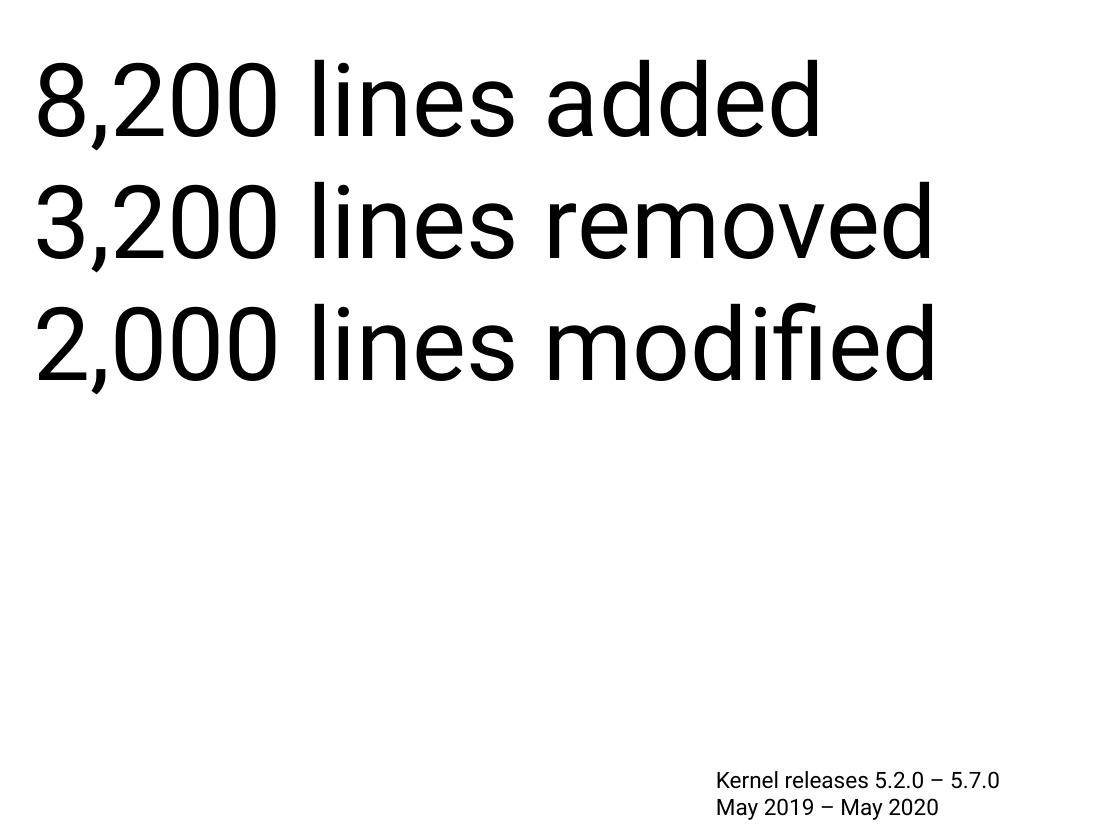
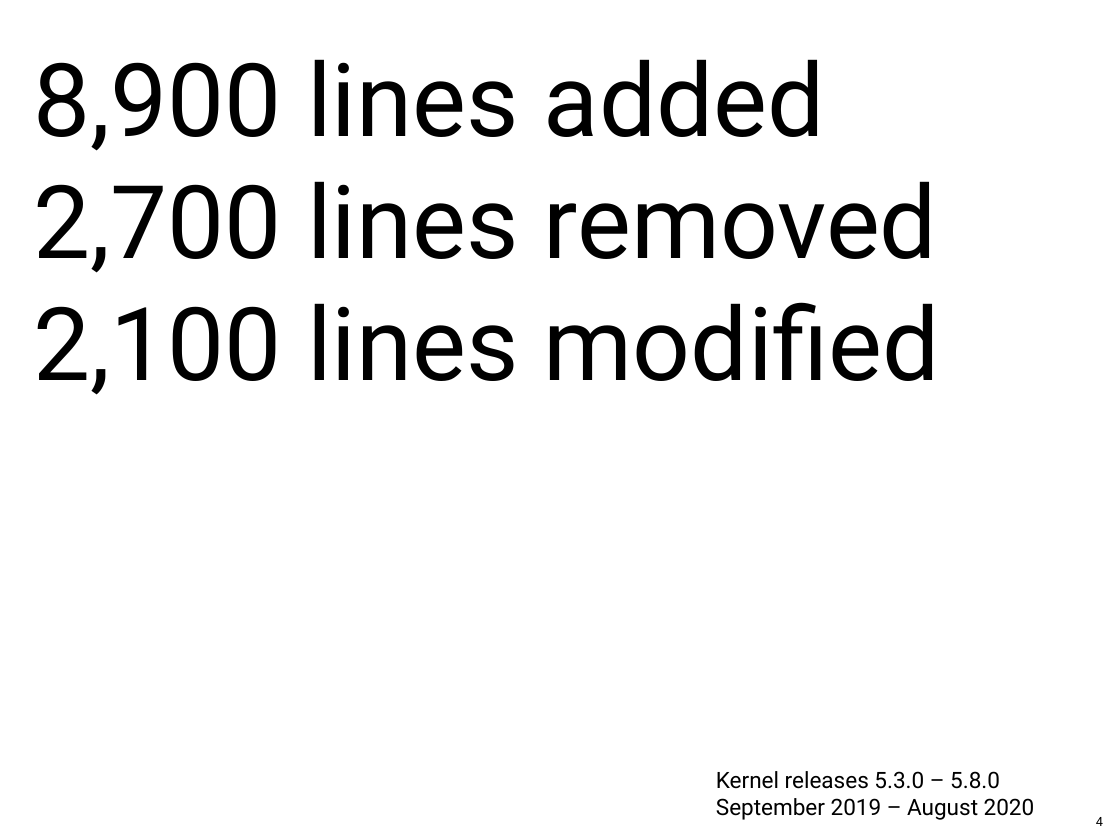
Before and after one commit to gregkh/presentation-release-model, a slide deck: slide 4 of release-model.odp. Drawn at 1120x840 pixels with LibreOffice and Linux fonts; fonts in the diff are those of the drawing. Boxes give left, top, right and bottom in pixels: in the first picture for what was removed or moved away, otherwise in the second. Text is boxed around its words. In the diff, an @@ line names an element or a change of style, - is before the commit and + after.

```diff
--- a/release-model.odp
+++ b/release-model.odp
@@ text at (34, 59, 940, 395): text changed @@
-8,200 lines added
-3,200 lines removed
-2,000 lines modified
+8,900 lines added
+2,700 lines removed
+2,100 lines modified
@@ text at (716, 771, 1035, 820): text changed @@
-Kernel releases 5.2.0 – 5.7.0
-May 2019 – May 2020
+Kernel releases 5.3.0 – 5.8.0
+September 2019 – August 2020
@@ page number added at (1096, 817, 1103, 826), 9 pt, text #000000 @@
+4
```
Also in this commit, not shown: 44 other slides changed, 2 slides added, 2 slides removed, 1 other file.
